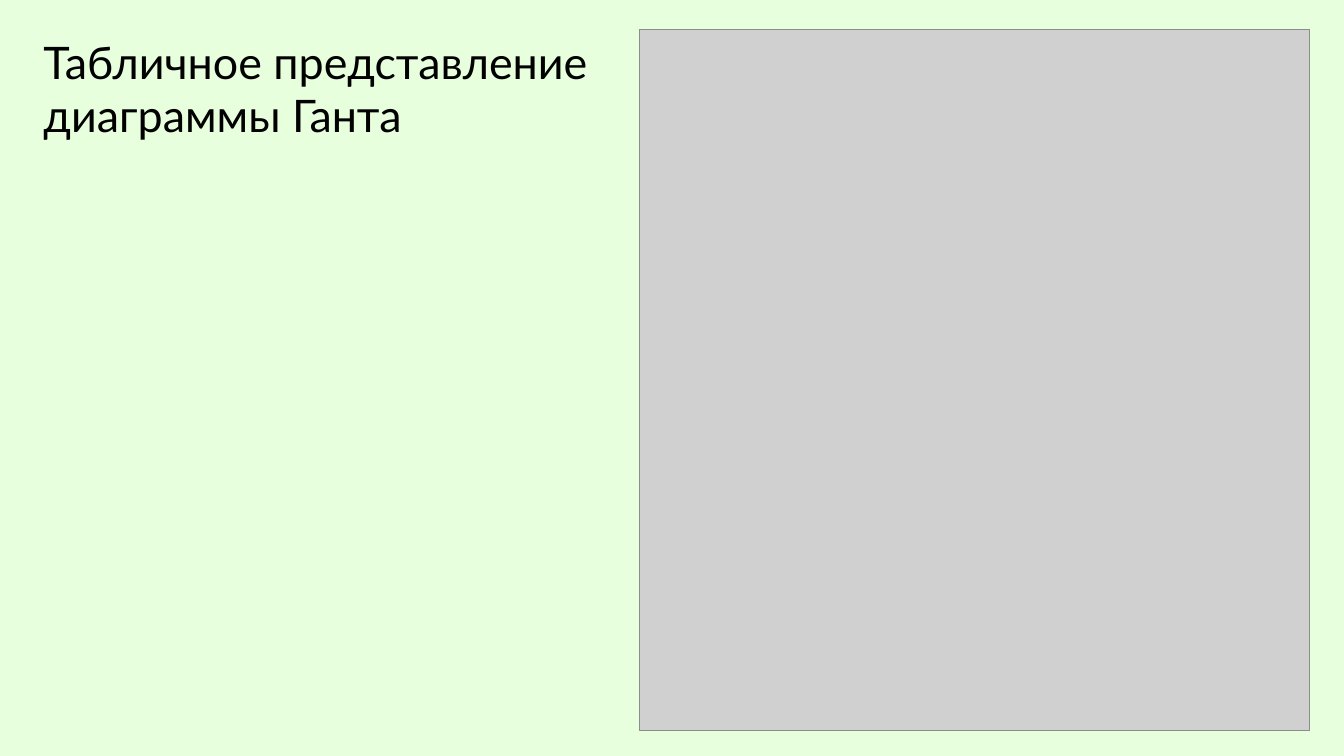
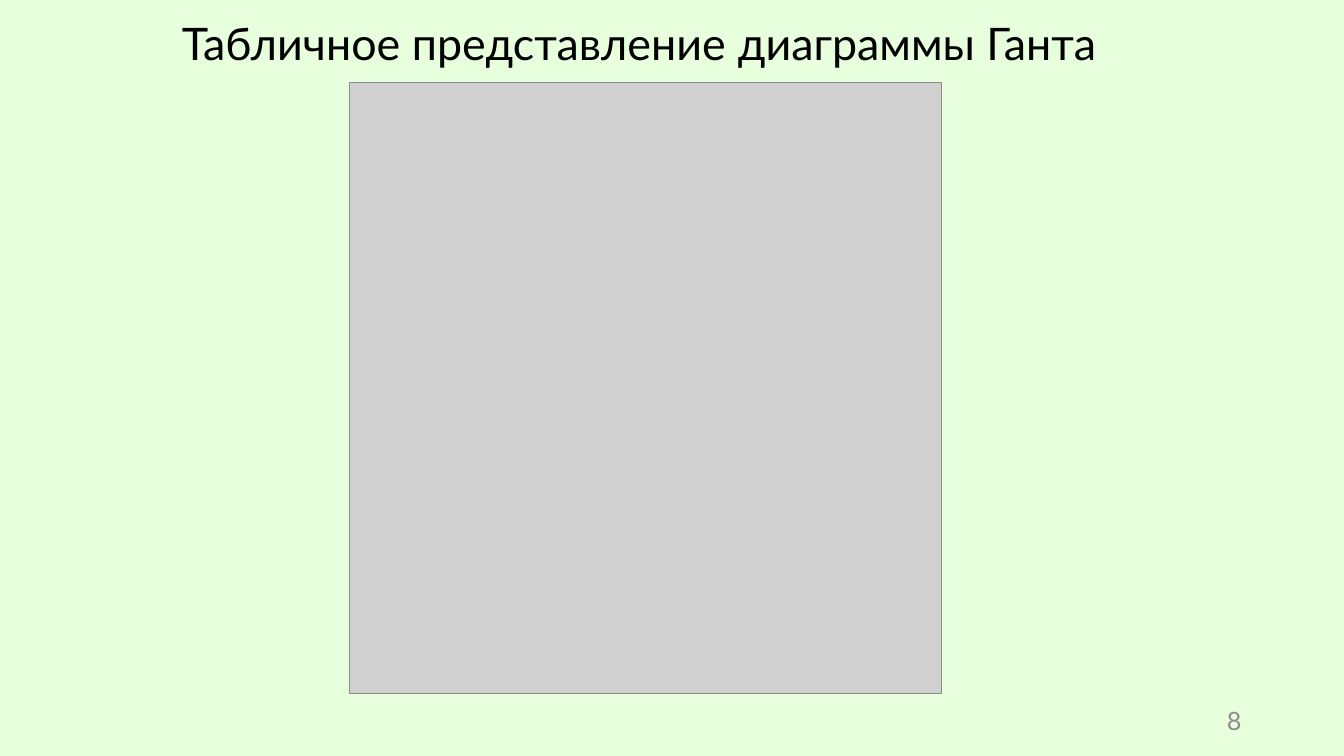
Before and after one commit to R0bari/MessageDeliveryService, a slide deck: slide 8 of Презентация/Сухарев. ВКР.pptx. Drawn at 1344x756 pixels with LibreOffice and Linux fonts; fonts in the diff are those of the drawing; grey boxes stand for pictures. Boxes give left, top, right and bottom in pixels: in the first picture for what was removed or moved away, otherwise in the second. Text is boxed around its words. In the diff, an @@ line names an element or a change of style, - is before the commit and + after.

```diff
--- a/Презентация/Сухарев. ВКР.pptx
+++ b/Презентация/Сухарев. ВКР.pptx
@@ text at (182,27,1096,68): text changed @@
-Табличное представление
-диаграммы Ганта
+Табличное представление диаграммы Ганта
@@ picture: place and size @@
-picture at (640,29,1311,731)
+picture at (350,83,942,695)
@@ page number added at (1227,712,1242,730), 18 pt, text #8C8C8C @@
+8
```
Also in this commit, not shown: 10 other slides changed, 3 slides added, 3 slides removed, 4 other files.
